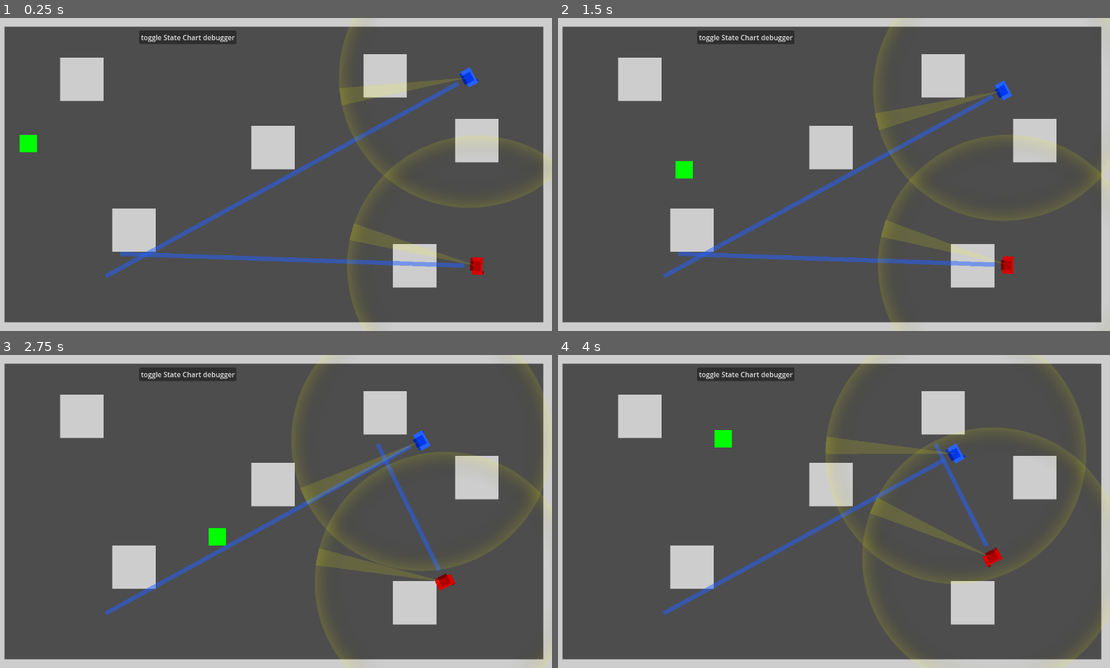
Above: before the commit, frames 1-4 (two rows, left to right).
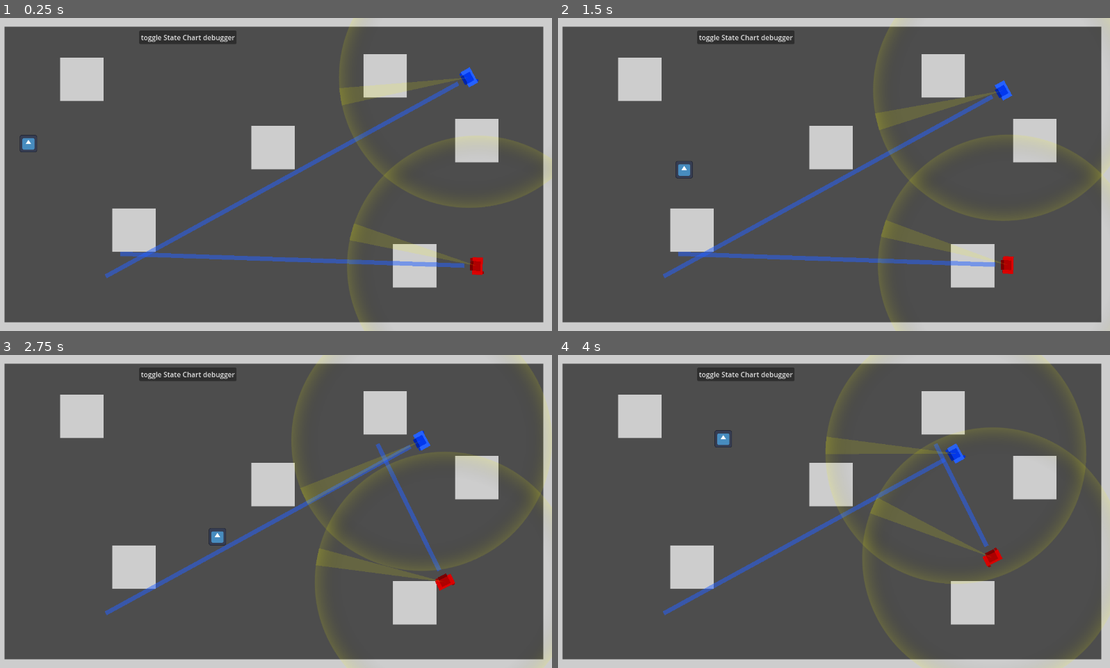
Above: after the commit, the same moments.

Repository: Toxe/godot-state-machines
Game: Godot game, scene res://scenes/main.tscn
The game is run twice, just before and just after one commit, with the same random seed, the same clock (stepped at 60 frames per second) and the same inputs. The engine's default icon, where the game draws it, is replaced by a stand-in: a white triangle on a blue panel in a dark square.
Inputs:
- Up to frame 1 (0.25 s): no input
- Up to frame 2 (1.5 s): tap Enter at 0.5 s; hold D (move_right) 0.53-1.28 s; hold Shift 0.53-1.28 s; hold S (move_down) from 1.28 s (still down); tap Shift at 1.35 s
- Up to frame 3 (2.75 s): release S (move_down) at 2.03 s; hold D (move_right) from 2.03 s (still down); hold Shift from 2.03 s (still down)
- Up to frame 4 (4 s): release D (move_right) at 2.78 s; release Shift at 2.78 s; hold W (move_up) 2.78-3.53 s; tap Shift at 2.85 s; hold A (move_left) from 3.53 s (still down); hold Shift from 3.53 s (still down)

The runs differ from the first frame. In frame 1, 0.2% of the frame differs, in the area x 3-7%, y 37-43%; in frame 2, 0.2%; in frame 3, 0.2%; in frame 4, 0.2%.

Commit message:
Use Godot icon for the player

Diff:
--- a/scenes/player/player.tscn
+++ b/scenes/player/player.tscn
@@ -1,8 +1,9 @@
-[gd_scene load_steps=5 format=3 uid="uid://bqi7rvotgft2y"]
+[gd_scene load_steps=6 format=3 uid="uid://bqi7rvotgft2y"]
 
 [ext_resource type="Script" path="res://scenes/player/player.gd" id="1_5s3yw"]
 [ext_resource type="PackedScene" uid="uid://c1dv836kurumi" path="res://state_machine/state_machine.tscn" id="2_jusgr"]
 [ext_resource type="Script" path="res://scenes/player/state/walk.gd" id="3_wnvhw"]
+[ext_resource type="Texture2D" uid="uid://npger5npfp2n" path="res://icon.svg" id="4_u1uux"]
 
 [sub_resource type="CircleShape2D" id="CircleShape2D_qlsyu"]
 radius = 20.0
@@ -15,19 +16,9 @@
 [node name="CollisionShape2D" type="CollisionShape2D" parent="."]
 shape = SubResource("CircleShape2D_qlsyu")
 
-[node name="ColorRect" type="ColorRect" parent="."]
-anchors_preset = 8
-anchor_left = 0.5
-anchor_top = 0.5
-anchor_right = 0.5
-anchor_bottom = 0.5
-offset_left = -20.0
-offset_top = -20.0
-offset_right = 20.0
-offset_bottom = 20.0
-grow_horizontal = 2
-grow_vertical = 2
-color = Color(0, 1, 0, 1)
+[node name="Icon" type="Sprite2D" parent="."]
+scale = Vector2(0.3125, 0.3125)
+texture = ExtResource("4_u1uux")
 
 [node name="StateMachine" parent="." node_paths=PackedStringArray("initial_state") instance=ExtResource("2_jusgr")]
 initial_state = NodePath("walk")
